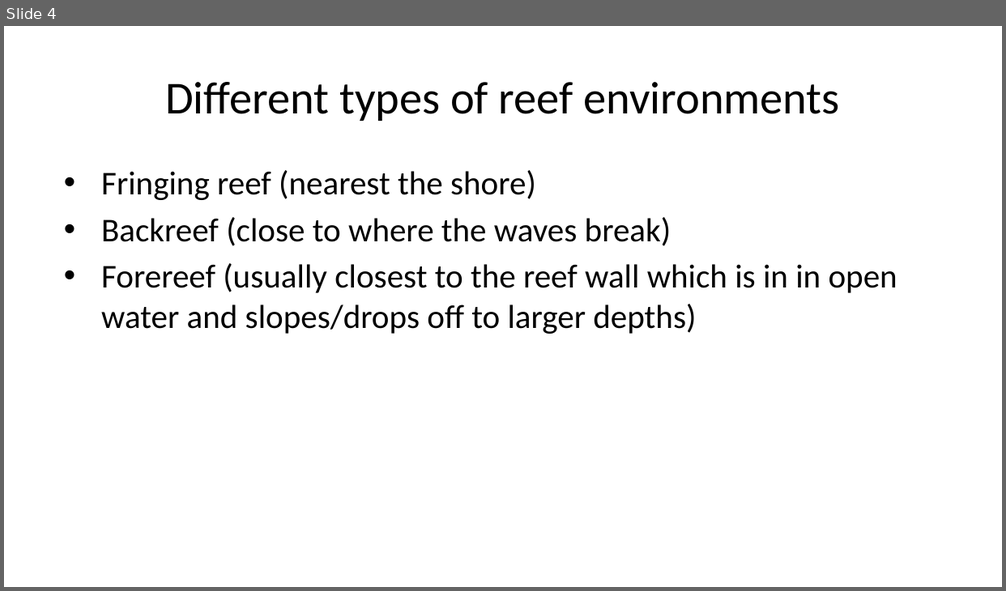
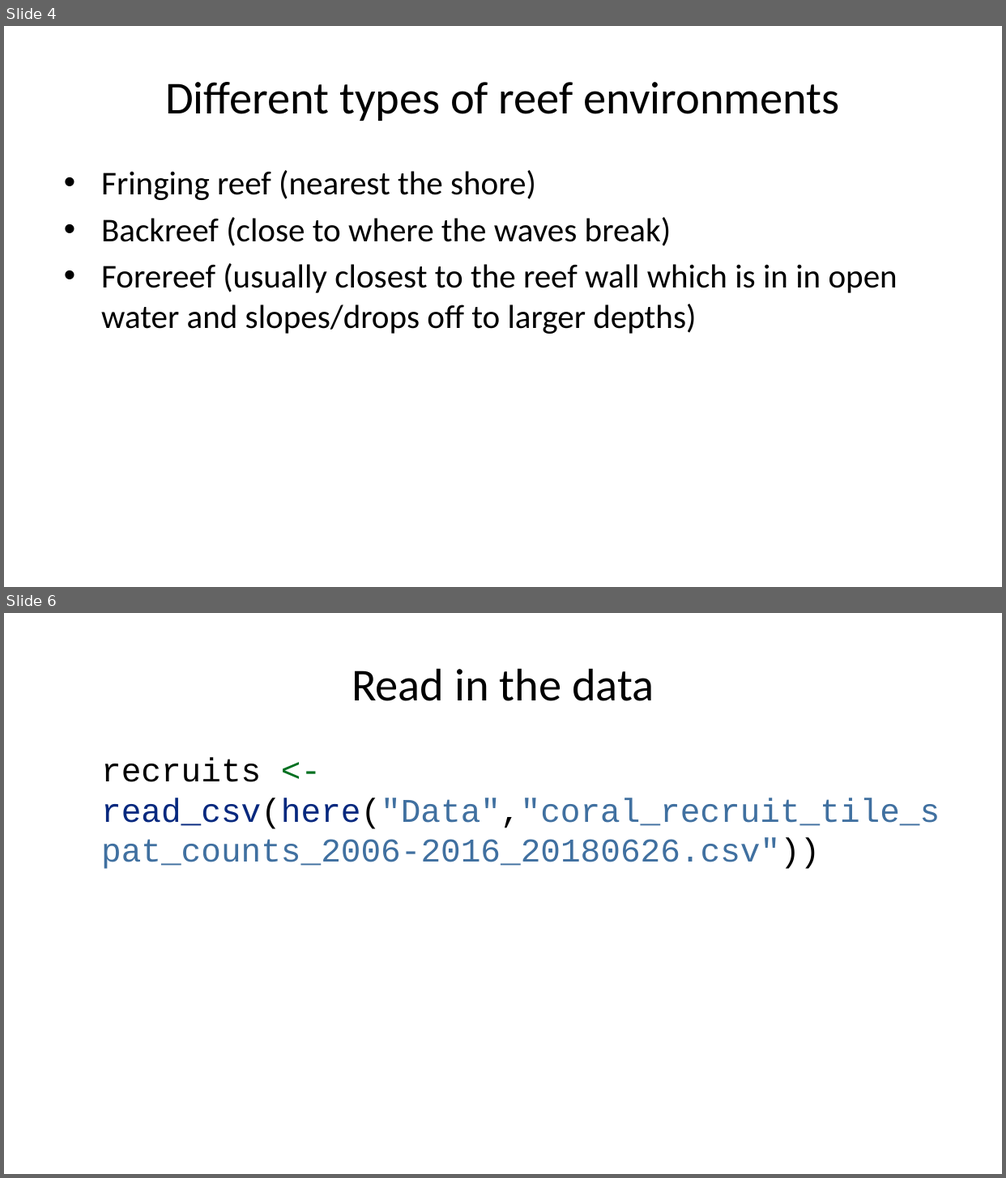
Before and after one commit to Biol551-CSUN/IndependentProject_Merges, a slide deck: Script/IndependentProject_MCRData.pptx. Shown one above the other, each under a label of ours: slide 4 before the commit, slides 4 and 6 after it; the slides between them are not shown. The pictures are 1006x591 and 1006x1178 pixels, drawn with LibreOffice and Linux fonts; fonts in the diff are those of the drawing. Boxes give left, top, right and bottom in pixels: in the first picture for what was removed or moved away, otherwise in the second. Text is boxed around its words. In the diff, an @@ line names an element or a change of style, - is before the commit and + after.

```diff
--- a/Script/IndependentProject_MCRData.pptx
+++ b/Script/IndependentProject_MCRData.pptx
@@ slide 6 added at (x1=4, y1=613, x2=1002, y2=1174), background #FFFFFF @@
@@ title added at (x1=351, y1=668, x2=654, y2=701), 33 pt, text #000000 @@
+Read in the data
@@ text added at (x1=101, y1=758, x2=940, y2=869), 24 pt, text #4070A0 @@
+recruits <- read_csv(here("Data","coral_recruit_tile_spat_counts_2006-2016_20180626.csv"))
```
Also in this commit, not shown: 1 slide changed, 7 other slides added, 2 slides removed, 4 other files.
